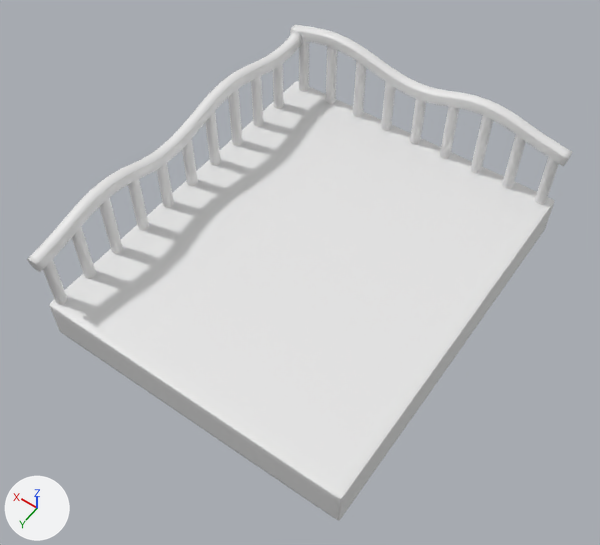
The FBX model Assets/Models/Balcony.fbx, before and after one commit.
Rendered twice from a 50 mm lens placed at (-7.62, 10.32, 13.15), pointed at (-1.48, 1.73, -0.36). The lights are fixed; the arrows at lower left show +X, +Y and +Z. The older version comes first. Where no turn or scale is listed for an object, it has been applied to the vertices.
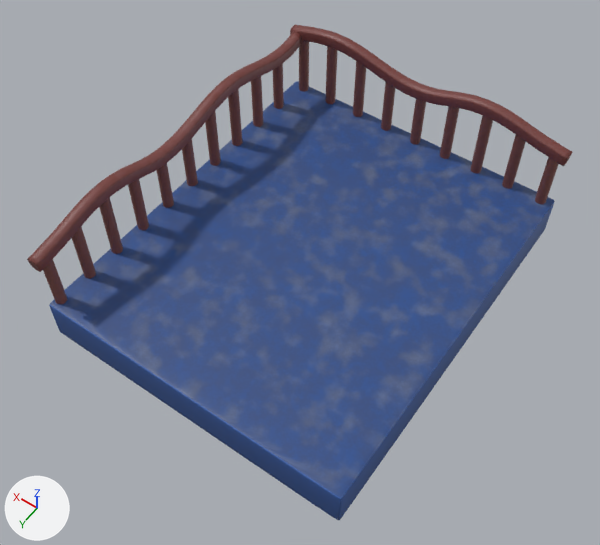
What the commit changed:
Picture 'RailingBottom Color.png' (img_railingbottom_color_png) is new.
Picture 'RailingTop Color.png' (img_railingtop_color_png) is new.
Picture 'Balcony walls.png' (img_balcony_walls_png) is new.
Picture 'Balcony Color.png' (img_balcony_color_png) is new.
Material 'RailingBottomBaked' (mat_railingbottombaked) is new.
Its texture is img_railingbottom_color_png (with its transparency).
Material 'RailingTopBaked' (mat_railingtopbaked) is new.
Its texture is img_railingtop_color_png (with its transparency).
Material 'Material' (mat_material) is new.
Its texture is img_balcony_walls_png (with its transparency).
Material 'FloorBaked' (mat_floorbaked) is new.
Its texture is img_balcony_color_png (with its transparency).
me_cube_001 has 4642 vertices, 4640 faces and spans x -4.89..2.16, y -3.24..5.31, z -1.37..-0.37.
me_cube_001 is used by ob_cube_150; location (0.0, 0.0, 0.0).
me_cube_001 part 1: 1216 of the faces centred in x -4.87..2.15, y -3.2..5.27, z -0.39..-0.37 switch from mat_colorgrid (white #e7e7e7) to mat_floorbaked (picture img_balcony_color_png).
me_cube_001 part 2: 3424 of the faces centred in x -4.89..2.16, y -3.24..5.31, z -1.37..-0.39 switch from mat_colorgrid (white #e7e7e7) to mat_material (picture img_balcony_walls_png).
me_cube_001 part 3: texture (UV) coordinates of 4640 of 4640 faces, centred in x -4.89..2.16, y -3.24..5.31, z -1.37..-0.37, changed; they spanned u 0.0..0.91, v -0.03..1.04 and now span u 0.01..0.99, v 0.01..0.89.
me_mesh has 1904 vertices, 1902 faces and spans x 0.04..7.1, y 0.03..0.35, z -0.71..0.0.
me_mesh gains material mat_railingtopbaked (picture img_railingtop_color_png).
me_mesh_001 has 2224 vertices, 2222 faces and spans x 0.02..0.35, y -8.36..-0.04, z -0.71..0.0.
me_mesh_001 gains material mat_railingtopbaked (picture img_railingtop_color_png).
me_cylinder_002 is used by ob_cylinder; location (-4.62, -3.02, -1.33).
me_cylinder_002 had 864 vertices, 594 faces and spanned x -0.12..6.57, y -0.18..0.12, z 0.95..2.69.
me_cylinder_002 now has 1350 vertices, 1332 faces and spans x -0.12..6.57, y -0.18..0.12, z 0.95..2.69.
me_cylinder_002 part 4: 288 vertices removed from x -0.12..6.57, y -0.18..0.12, z 2.24; 333 vertices added at x -0.08..6.52, y -0.17..0.11, z 2.41..2.69.
Other edits to the shape of me_cylinder_002 do not show in these pictures.
me_cylinder_002 gains material mat_railingbottombaked (picture img_railingbottom_color_png).
me_cylinder_003 is used by ob_cylinder_001; location (1.99, 1.44, 0.58).
me_cylinder_003 had 960 vertices, 660 faces and spanned x -0.16..0.16, y -3.75..3.75, z -0.95..0.78.
me_cylinder_003 now has 1540 vertices, 1520 faces and spans x -0.16..0.16, y -3.75..3.75, z -0.95..0.78.
me_cylinder_003 part 5: 320 vertices removed from x -0.16..0.16, y -3.75..3.75, z 0.33; 450 vertices added at x -0.14..0.14, y -3.71..3.71, z 0.51..0.78.
Other edits to the shape of me_cylinder_003 do not show in these pictures.
me_cylinder_003 gains material mat_railingbottombaked (picture img_railingbottom_color_png).

Where the change shows, as pixel boxes (x1, y1, x2, y2) in the pictures (600 x 545 px; the box of a moved part takes in the faces that stretch with it):
'Cube.150', recoloured, surface changed (white to blue)
    both: (49, 81, 555, 520)
'BézierCurve.001', recoloured
    both: (27, 31, 302, 272)
'BézierCurve', recoloured
    both: (290, 25, 573, 166)
part 1 of me_cube_001, recoloured (white to blue)
    both: (50, 81, 554, 498)
part 2 of me_cube_001, recoloured
    both: (49, 89, 555, 520)
part 3 of me_cube_001, surface changed (white to blue)
    both: (49, 81, 555, 520)
part 4 of me_cylinder_002, moved or reshaped (not visible afterwards)
    before: (299, 40, 559, 204)
part 5 of me_cylinder_003, moved or reshaped (not visible afterwards)
    before: (43, 63, 284, 304)
